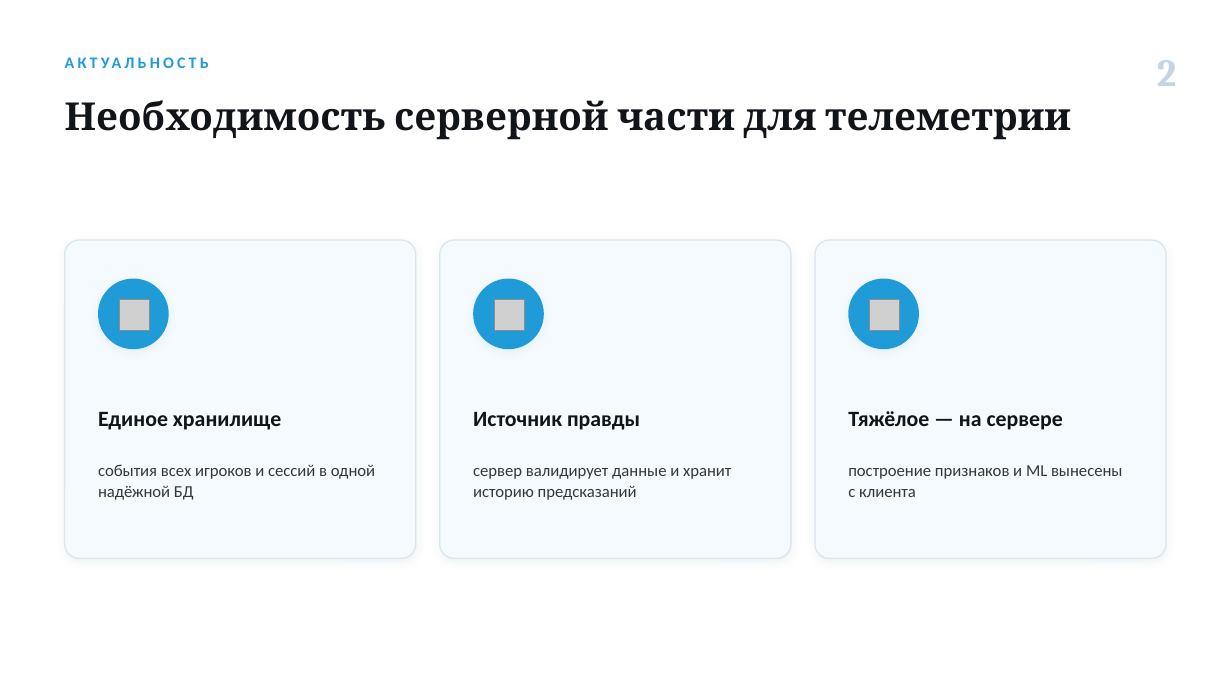
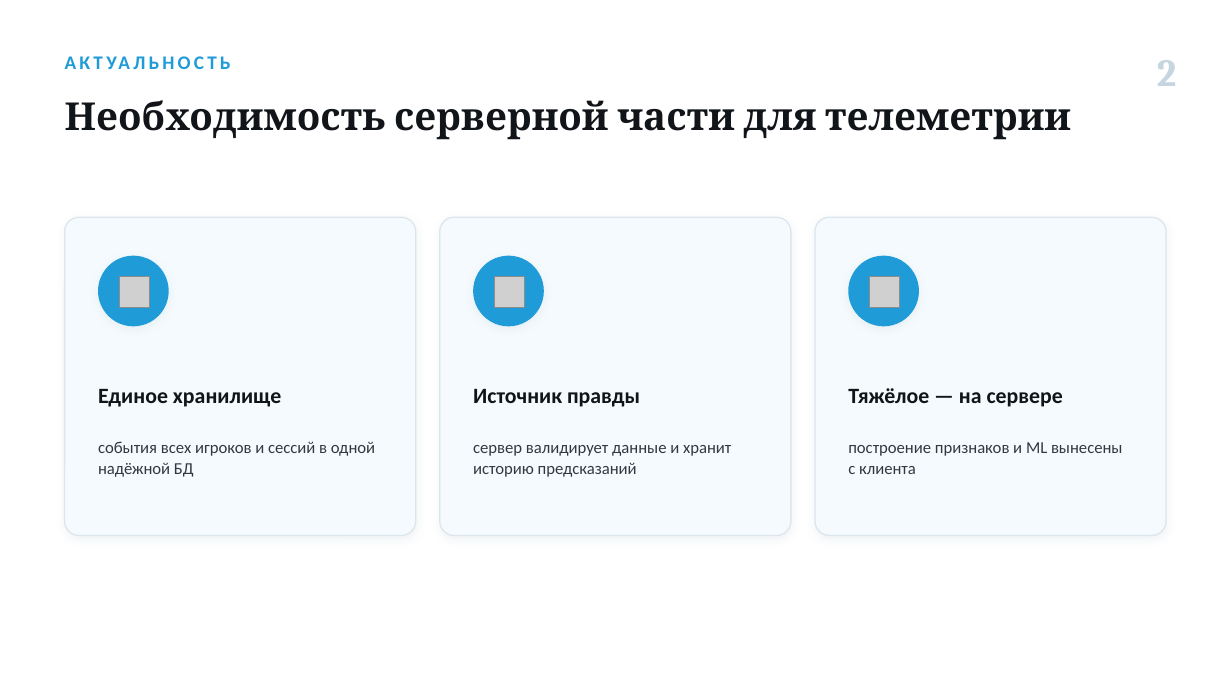
Before and after one commit to Antizi/diplom-Game_Plugs_Ai, a slide deck: slide 2 of presentations/Самигуллин_ВКР_серверное-решение.pptx. Drawn at 1232x693 pixels with LibreOffice and Linux fonts; fonts in the diff are those of the drawing; grey boxes stand for pictures. Boxes give left, top, right and bottom in pixels: in the first picture for what was removed or moved away, otherwise in the second. Text is boxed around its words. In the diff, an @@ line names an element or a change of style, - is before the commit and + after.

```diff
--- a/presentations/Самигуллин_ВКР_серверное-решение.pptx
+++ b/presentations/Самигуллин_ВКР_серверное-решение.pptx
@@ text "АКТУАЛЬНОСТЬ" at [65, 48, 897, 76]: size 12.5 to 15 pt @@
@@ 6 texts, 3 rounded rectangles: place and size @@
-6 texts, 3 rounded rectangles at [65, 240, 1166, 558]
+6 texts, 3 rounded rectangles at [65, 217, 1166, 535]
@@ 3 pictures, 3 ellipses: place and size @@
-3 pictures, 3 ellipses at [98, 278, 920, 349]
+3 pictures, 3 ellipses at [98, 256, 920, 327]
```
Also in this commit, not shown: 9 other slides changed, 6 other files.
